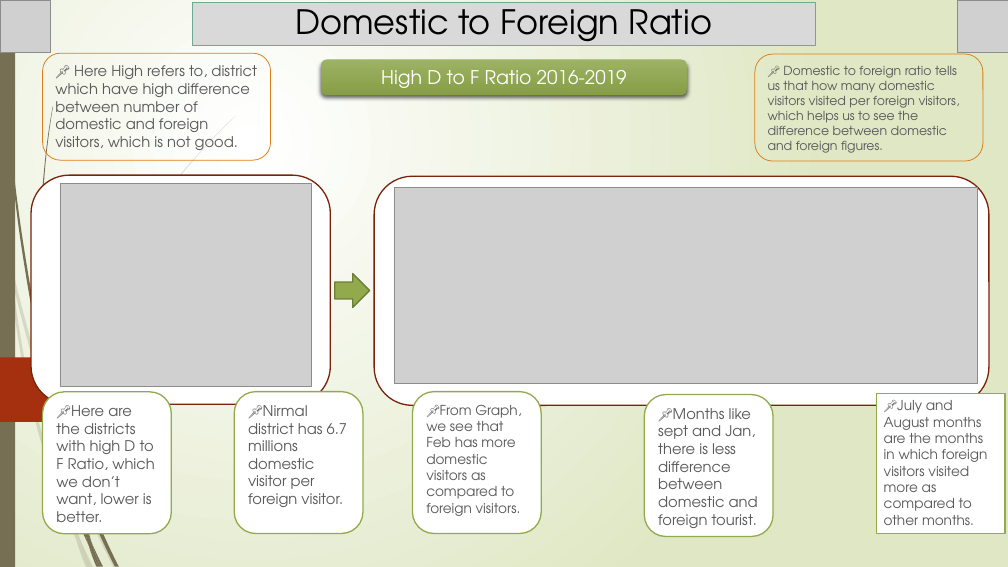
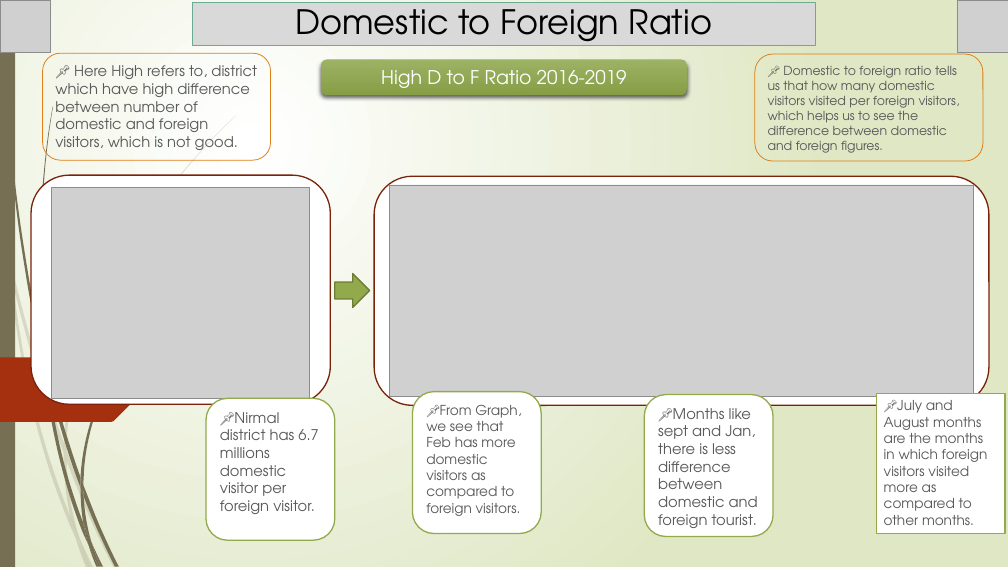
Before and after one commit to Kartik-Lohar/Telangana_Tourism, a slide deck: slide 10 of Tourism Challenge by Codebasics.pptx. Drawn at 1008x567 pixels with LibreOffice and Linux fonts; fonts in the diff are those of the drawing; grey boxes stand for pictures. Boxes give left, top, right and bottom in pixels: in the first picture for what was removed or moved away, otherwise in the second. Text is boxed around its words. In the diff, an @@ line names an element or a change of style, - is before the commit and + after.

```diff
--- a/Tourism Challenge by Codebasics.pptx
+++ b/Tourism Challenge by Codebasics.pptx
@@ picture: place and size @@
-picture at [60, 184, 311, 386]
+picture at [51, 187, 309, 398]
@@ picture: place and size @@
-picture at [395, 187, 978, 383]
+picture at [389, 185, 973, 396]
@@ rounded rectangle removed at [42, 392, 171, 534] @@
-📌Here are the districts with high D to F Ratio, which we don’t want, lower is better.
@@ rounded rectangle "📌Nirmal district has 6.7 millions ...": place and size @@
-rounded rectangle "📌Nirmal district has 6.7 millions ..." at [234, 392, 363, 534]
+rounded rectangle "📌Nirmal district has 6.7 millions ..." at [206, 399, 335, 541]
@@ freeform shape added at [64, 443, 67, 461], fill #766F54 at 20% opacity @@
@@ freeform shape added at [80, 477, 83, 496], fill #766F54 @@
```
Also in this commit, not shown: 14 other slides changed, 1 slide added, 1 other file.
